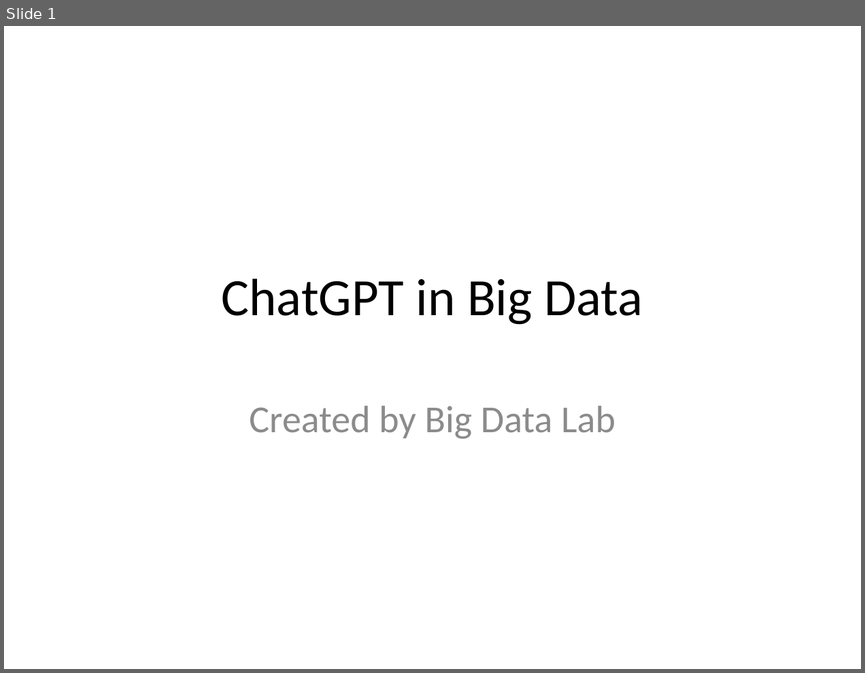
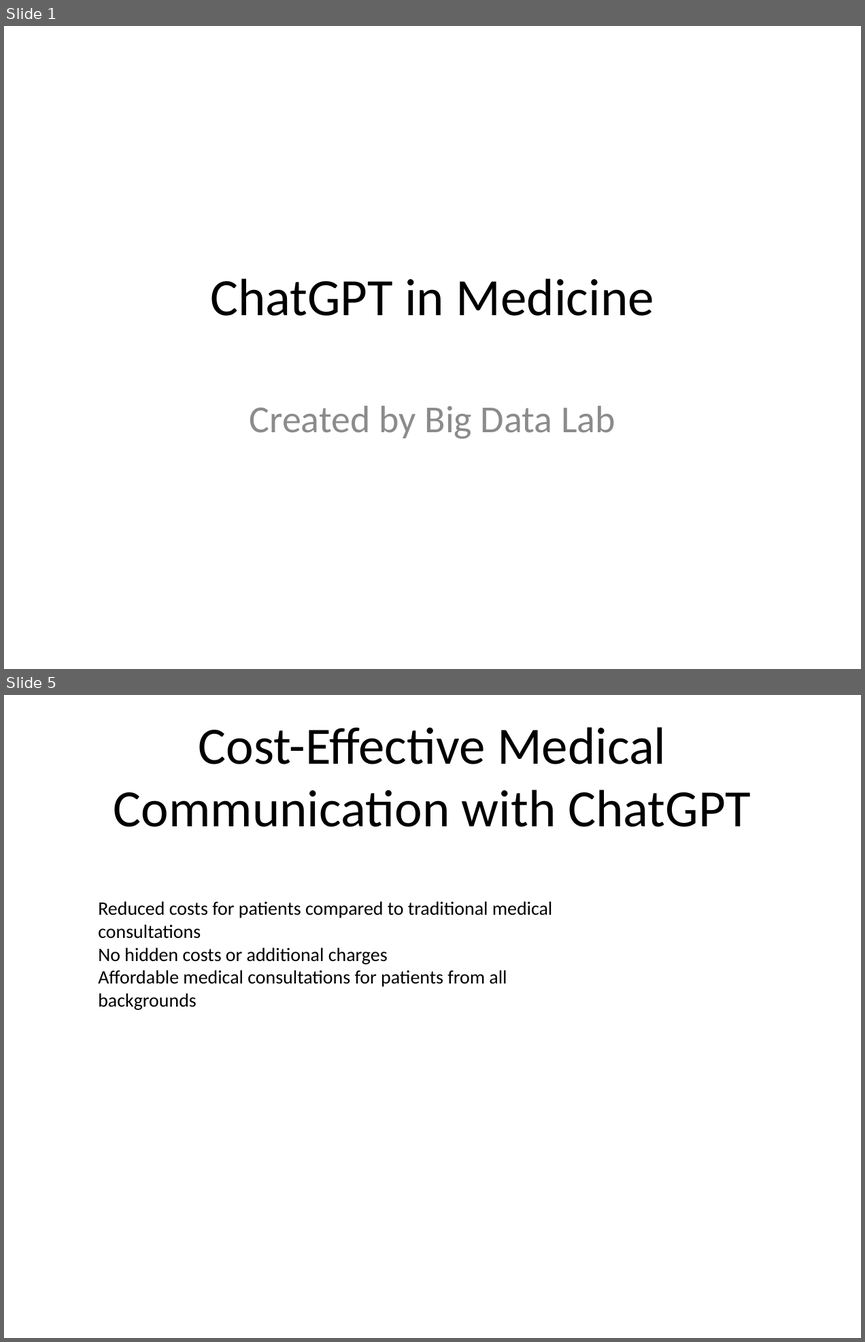
Before and after one commit to bithabib/create_ppt_using_chatgpt, a slide deck: First_presentation.pptx. Shown one above the other, each under a label of ours: slide 1 before the commit, slides 1 and 5 after it; the slides between them are not shown. The pictures are 865x673 and 865x1342 pixels, drawn with LibreOffice and Linux fonts; fonts in the diff are those of the drawing. Boxes give left, top, right and bottom in pixels: in the first picture for what was removed or moved away, otherwise in the second. Text is boxed around its words. In the diff, an @@ line names an element or a change of style, - is before the commit and + after.

```diff
--- a/First_presentation.pptx
+++ b/First_presentation.pptx
@@ slide 5 added at bbox=[4, 695, 861, 1338], background #FFFFFF @@
@@ title added at bbox=[113, 727, 751, 827], 44 pt, text #000000 @@
+Cost-Effective Medical Communication with ChatGPT
@@ text added at bbox=[98, 901, 553, 1010], 16 pt, text #000000 @@
+Reduced costs for patients compared to traditional medical consultations
+No hidden costs or additional charges
+Affordable medical consultations for patients from all backgrounds
@@ slide 1 changed as well @@
@@ title at bbox=[210, 278, 654, 316]: text changed @@
-ChatGPT in Big Data
+ChatGPT in Medicine
```
Also in this commit, not shown: 1 other slide changed, 2 other slides added, 3 slides removed, 1 other file.
